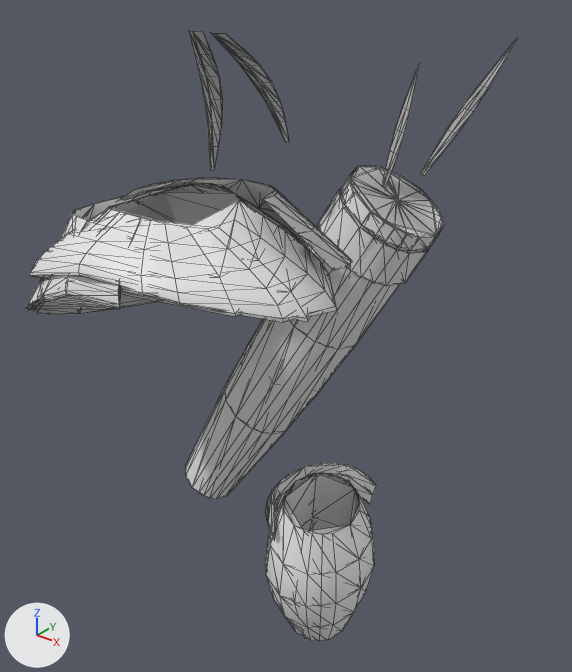
The glTF model assets/river_gate/figures/field_garments.gltf: old version first, new version second.
Camera for both pictures: a camera (50 mm lens) standing at (0.732, -0.678, 1.729) and looking at (0.079, 0.139, 1.223). The axes (+X, +Y, +Z) are drawn at lower left. The lights are the same throughout. The first picture is the older version. Mesh edges are drawn as thin lines. Vertices at exactly the same position are counted once.

Objects in the first picture: 'ArcherCloseTrim', 'ArcherLineTrim', 'ArcherRankTrim', 'GuardCloseTrim', 'GuardLineTrim', 'GuardRankTrim', 'LevyCloseTrim', 'LevyLineTrim', 'LevyRankTrim', 'PlayerCloseTrim', 'PlayerRankTrim', 'RegularCloseTrim' and 3 more.
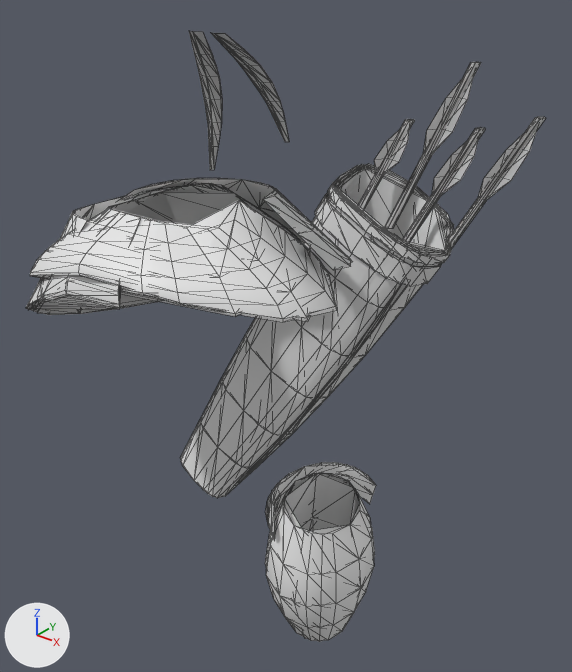
Patch to the scene script:
```diff
--- a/assets/river_gate/figures/field_garments.gltf.py
+++ b/assets/river_gate/figures/field_garments.gltf.py
@@ me_archerclosetrim @@
-me_archerclosetrim.from_pydata(...)  # 218 vertices, 276 faces; spans x -0.268..0.297, y -0.151..0.356, z 0.777..1.638
+me_archerclosetrim.from_pydata(...)  # 378 vertices, 470 faces; spans x -0.268..0.351, y -0.151..0.339, z 0.81..1.638
+# me_archerclosetrim part 1: the loose piece of 60 vertices spanning x -0.231..0.231, y 0.181..0.354, z 0.777..1.447 is rebuilt with 84 vertices and now spans x -0.216..0.265, y 0.167..0.313, z 0.81..1.447
+# me_archerclosetrim part 2: the loose piece of 24 vertices spanning x 0.084..0.234, y 0.213..0.356, z 1.348..1.449 is rebuilt with 24 vertices and now spans x 0.076..0.269, y 0.201..0.317, z 1.344..1.448
+# me_archerclosetrim part 3: the loose piece of 24 vertices spanning x 0.048..0.221, y 0.206..0.355, z 1.289..1.426 is rebuilt with 24 vertices and now spans x 0.055..0.257, y 0.199..0.316, z 1.308..1.429
+# me_archerclosetrim part 4: the loose piece of 12 vertices spanning x 0.195..0.297, y 0.286..0.335, z 1.451..1.632 is rebuilt with 12 vertices and now spans x 0.192..0.245, y 0.294..0.332, z 1.468..1.596
+# me_archerclosetrim part 5: 12 vertices removed from x 0.13..0.162, y 0.286..0.335, z 1.41..1.591; 148 vertices added at x -0.082..0.351, y 0.187..0.339, z 0.851..1.598
@@ me_archerlinetrim @@
-me_archerlinetrim.from_pydata(...)  # 154 vertices, 188 faces; spans x -0.268..0.297, y -0.151..0.356, z 0.777..1.638
+me_archerlinetrim.from_pydata(...)  # 286 vertices, 342 faces; spans x -0.268..0.351, y -0.151..0.339, z 0.81..1.638
+# me_archerlinetrim part 6: the loose piece of 40 vertices spanning x -0.231..0.231, y 0.181..0.354, z 0.777..1.447 is rebuilt with 56 vertices and now spans x -0.216..0.265, y 0.167..0.313, z 0.81..1.448
+# me_archerlinetrim part 7: the loose piece of 16 vertices spanning x 0.084..0.234, y 0.213..0.356, z 1.348..1.449 is rebuilt with 16 vertices and now spans x 0.076..0.269, y 0.201..0.317, z 1.344..1.45
+# me_archerlinetrim part 8: the loose piece of 16 vertices spanning x 0.048..0.221, y 0.206..0.355, z 1.289..1.426 is rebuilt with 16 vertices and now spans x 0.055..0.257, y 0.199..0.316, z 1.308..1.43
+# me_archerlinetrim part 9: 12 vertices removed from x 0.13..0.162, y 0.286..0.335, z 1.41..1.591; 128 vertices added at x -0.082..0.351, y 0.187..0.339, z 0.851..1.598
+# other edits to the shape of me_archerlinetrim do not show in these pictures
@@ me_archerranktrim @@
-me_archerranktrim.from_pydata(...)  # 96 vertices, 106 faces; spans x -0.268..0.297, y -0.151..0.353, z 0.777..1.638
+me_archerranktrim.from_pydata(...)  # 159 vertices, 170 faces; spans x -0.268..0.282, y -0.151..0.338, z 0.81..1.638
+# me_archerranktrim part 10: the loose piece of 20 vertices spanning x -0.222..0.231, y 0.184..0.35, z 0.777..1.44 is rebuilt with 20 vertices and now spans x -0.208..0.265, y 0.168..0.311, z 0.81..1.447
+# me_archerranktrim part 11: the loose piece of 10 vertices spanning x 0.062..0.221, y 0.209..0.352, z 1.289..1.418 is rebuilt with 10 vertices and now spans x 0.068..0.257, y 0.202..0.314, z 1.308..1.43
+# me_archerranktrim part 12: the loose piece of 10 vertices spanning x 0.097..0.234, y 0.217..0.353, z 1.348..1.441 is rebuilt with 10 vertices and now spans x 0.089..0.269, y 0.203..0.315, z 1.344..1.449
+# me_archerranktrim part 13: 12 vertices removed from x 0.131..0.297, y 0.286..0.335, z 1.41..1.632; 75 vertices added at x -0.082..0.282, y 0.187..0.338, z 0.851..1.598
```

Pixel boxes [x1, y1, x2, y2] of what changed, in the pictures (572 x 672 px):
'ArcherCloseTrim', reshaped: before [26, 38, 518, 499]; after [26, 38, 546, 498]
'ArcherRankTrim', reshaped (7% narrower, 7% shorter): before [30, 31, 518, 493]; after [30, 62, 484, 490]
'ArcherLineTrim', reshaped: before [26, 165, 443, 499]; after [26, 164, 454, 497]
part 1 of me_archerclosetrim, rebuilt (6% wider): before [186, 166, 443, 499]; after [180, 167, 453, 498]
part 2 of me_archerclosetrim, rebuilt (22% wider, 16% taller): before [341, 165, 444, 251]; after [328, 165, 454, 265]
part 3 of me_archerclosetrim, rebuilt (13% wider): before [318, 188, 430, 286]; after [315, 193, 442, 287]
part 4 of me_archerclosetrim, rebuilt: before [421, 38, 518, 175]; after [423, 74, 474, 158]
part 5 of me_archerclosetrim, built on: before [383, 63, 420, 188]; after [234, 62, 546, 486]
part 6 of me_archerlinetrim, rebuilt: before [185, 167, 441, 499]; after [181, 165, 451, 497]
part 7 of me_archerlinetrim, rebuilt (23% wider, 19% taller): before [342, 165, 443, 248]; after [330, 164, 454, 263]
part 8 of me_archerlinetrim, rebuilt (14% wider): before [319, 195, 428, 283]; after [317, 197, 441, 284]
part 9 of me_archerlinetrim, reshaped: after [340, 167, 448, 253]
part 10 of me_archerranktrim, rebuilt (7% wider): before [185, 168, 435, 493]; after [181, 166, 448, 490]
part 11 of me_archerranktrim, rebuilt: before [318, 192, 427, 272]; after [315, 196, 441, 272]
part 12 of me_archerranktrim, rebuilt: before [341, 177, 438, 237]; after [328, 164, 450, 255]
part 13 of me_archerranktrim, reshaped: before [384, 37, 518, 186]; after [261, 62, 484, 458]
